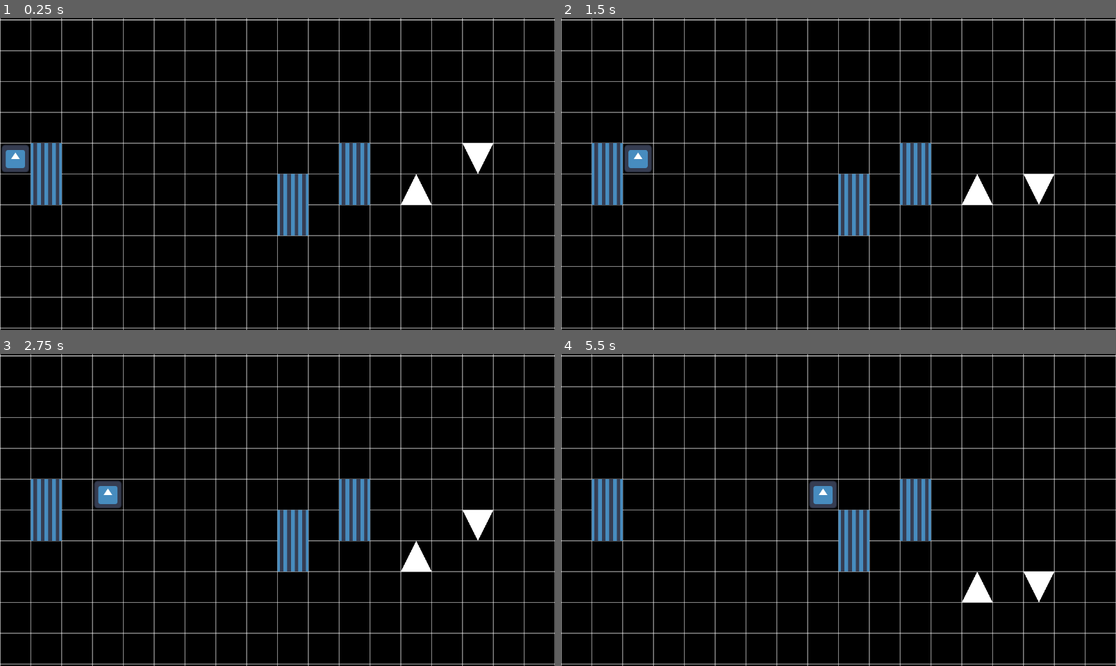
Above: before the commit, frames 1-4 (two rows, left to right).
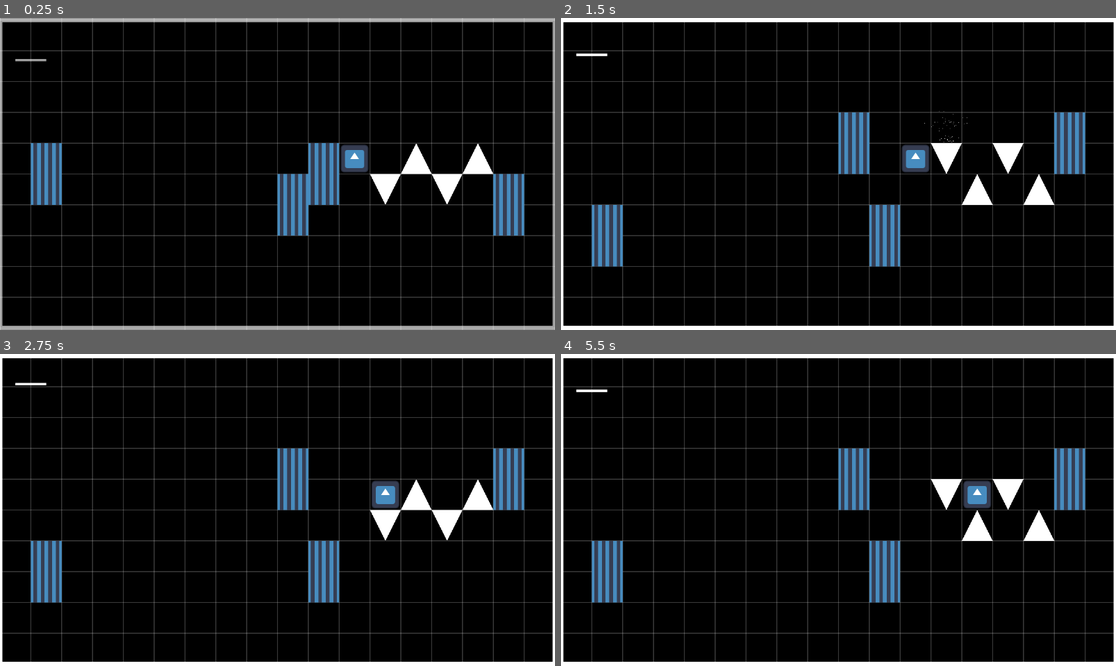
Above: after the commit, the same moments.

Repository: pradoh97/square-jam
Game: Godot game, scene res://levels/test_level.tscn
The game is run twice, just before and just after one commit, with the same random seed, the same clock (stepped at 60 frames per second) and the same inputs. The engine's default icon, where the game draws it, is replaced by a stand-in: a white triangle on a blue panel in a dark square.
Inputs:
- Up to frame 1 (0.25 s): no input
- Up to frame 2 (1.5 s): tap Enter at 0.5 s; hold D (move) 0.53-1.28 s; tap D (move) at 1.35 s
- Up to frame 3 (2.75 s): hold D (move) from 2.03 s (still down)
- Up to frame 4 (5.5 s): release D (move) at 2.78 s; tap D (move) at 2.85, 4.35 s; tap Space at 3.5 s; hold D (move) 3.53-4.28 s; hold D (move) from 5.03 s (still down)

The runs differ from the first frame. In frame 1, 14% of the frame differs, in the area x 0-100%, y 0-100%; in frame 2, 19%; in frame 3, 20%; in frame 4, 20%.
Error before the commit: Invalid assignment of property or key 'wait_time' with value of type 'float' on a base object of type 'null instance'. (res://levels/trap.gd:12)

Commit message:
Remove old timers, add traps

Diff:
--- a/levels/test_level.tscn
+++ b/levels/test_level.tscn
@@ -1,8 +1,11 @@
-[gd_scene load_steps=9 format=3 uid="uid://yjx67y2cqi8c"]
+[gd_scene load_steps=12 format=3 uid="uid://yjx67y2cqi8c"]
 
 [ext_resource type="PackedScene" uid="uid://doepcn6153ad7" path="res://player/player.tscn" id="1_46lwt"]
+[ext_resource type="Script" uid="uid://bxj35lr18q8nq" path="res://levels/moving_compass_feedback.gd" id="1_o6mel"]
 [ext_resource type="Script" uid="uid://vxjlfc17d6vb" path="res://levels/grid.gd" id="2_x25rp"]
 [ext_resource type="Script" uid="uid://4x76mhtiushj" path="res://levels/trap.gd" id="3_gmgay"]
+[ext_resource type="Script" uid="uid://buq02kmcuechh" path="res://levels/compass_feedback.gd" id="4_w7r7j"]
+[ext_resource type="Script" uid="uid://b6opfw3ynqj63" path="res://levels/blacks.gd" id="5_e7anx"]
 
 [sub_resource type="Gradient" id="Gradient_srpys"]
 offsets = PackedFloat32Array(0)
@@ -26,8 +29,23 @@
 
 [node name="TestLevel" type="Node2D"]
 
+[node name="Player" parent="." instance=ExtResource("1_46lwt")]
+position = Vector2(160, -32)
+
+[node name="MovingCompassFeedback" type="Line2D" parent="."]
+position = Vector2(-32, -288)
+rotation = 3.1415925
+points = PackedVector2Array(512, -63.99994, 448, -63.99994)
+width = 5.0
+script = ExtResource("1_o6mel")
+
+[node name="CompassFeedback" type="Line2D" parent="."]
+points = PackedVector2Array(-576, -320, -576, 320, 576, 320, 576, -320)
+closed = true
+script = ExtResource("4_w7r7j")
+
 [node name="Grid" type="Node2D" parent="."]
-modulate = Color(1, 1, 1, 0.5058824)
+modulate = Color(1, 1, 1, 0.21960784)
 script = ExtResource("2_x25rp")
 
 [node name="HorizontalLine" type="Line2D" parent="Grid"]
@@ -38,8 +56,9 @@
 points = PackedVector2Array(577, -320, -577, -320)
 width = 2.0
 
-[node name="Player" parent="." instance=ExtResource("1_46lwt")]
-position = Vector2(-544, -32)
+[node name="Blacks" type="Timer" parent="."]
+autostart = true
+script = ExtResource("5_e7anx")
 
 [node name="UI" type="CanvasLayer" parent="."]
 layer = -1
@@ -54,82 +73,150 @@
 
 [node name="Camera2D" type="Camera2D" parent="."]
 
-[node name="Wall" type="Area2D" parent="."]
-script = ExtResource("3_gmgay")
-movement_step = 128
-
-[node name="Polygon2D" type="Polygon2D" parent="Wall"]
-texture = SubResource("GradientTexture2D_gmgay")
-polygon = PackedVector2Array(0, 0, 64, 0, 64, 128, 0, 128)
-
-[node name="CollisionShape2D" type="CollisionShape2D" parent="Wall"]
-position = Vector2(32, 64)
-shape = SubResource("RectangleShape2D_x25rp")
-
-[node name="Wall2" type="Area2D" parent="."]
-position = Vector2(192, 64)
-rotation = 3.1415927
-script = ExtResource("3_gmgay")
-movement_step = 128
-active = true
-
-[node name="Polygon2D" type="Polygon2D" parent="Wall2"]
-texture = SubResource("GradientTexture2D_gmgay")
-polygon = PackedVector2Array(0, 0, 64, 0, 64, 128, 0, 128)
-
-[node name="CollisionShape2D" type="CollisionShape2D" parent="Wall2"]
-position = Vector2(32, 64)
-shape = SubResource("RectangleShape2D_x25rp")
-
-[node name="Wall3" type="Area2D" parent="."]
+[node name="Hazards" type="Node2D" parent="."]
+
+[node name="Wall" type="Area2D" parent="Hazards"]
+script = ExtResource("3_gmgay")
+movement_step = 128
+compass_duration = 2
+
+[node name="Polygon2D" type="Polygon2D" parent="Hazards/Wall"]
+texture = SubResource("GradientTexture2D_gmgay")
+polygon = PackedVector2Array(0, 0, 64, 0, 64, 128, 0, 128)
+
+[node name="CollisionShape2D" type="CollisionShape2D" parent="Hazards/Wall"]
+position = Vector2(32, 64)
+shape = SubResource("RectangleShape2D_x25rp")
+
+[node name="ForgivenessAttackTimer" type="Timer" parent="Hazards/Wall"]
+
+[node name="ForgivenessReleaseTimer" type="Timer" parent="Hazards/Wall"]
+
+[node name="Wall4" type="Area2D" parent="Hazards"]
+position = Vector2(448, 0)
+script = ExtResource("3_gmgay")
+movement_step = 128
+compass_duration = 2
+
+[node name="Polygon2D" type="Polygon2D" parent="Hazards/Wall4"]
+texture = SubResource("GradientTexture2D_gmgay")
+polygon = PackedVector2Array(0, 0, 64, 0, 64, 128, 0, 128)
+
+[node name="CollisionShape2D" type="CollisionShape2D" parent="Hazards/Wall4"]
+position = Vector2(32, 64)
+shape = SubResource("RectangleShape2D_x25rp")
+
+[node name="ForgivenessAttackTimer" type="Timer" parent="Hazards/Wall4"]
+
+[node name="ForgivenessReleaseTimer" type="Timer" parent="Hazards/Wall4"]
+
+[node name="Wall2" type="Area2D" parent="Hazards"]
+position = Vector2(128, 64)
+rotation = -3.1415925
+script = ExtResource("3_gmgay")
+movement_step = 128
+active = true
+compass_duration = 2
+
+[node name="Polygon2D" type="Polygon2D" parent="Hazards/Wall2"]
+texture = SubResource("GradientTexture2D_gmgay")
+polygon = PackedVector2Array(0, 0, 64, 0, 64, 128, 0, 128)
+
+[node name="CollisionShape2D" type="CollisionShape2D" parent="Hazards/Wall2"]
+position = Vector2(32, 64)
+shape = SubResource("RectangleShape2D_x25rp")
+
+[node name="ForgivenessAttackTimer" type="Timer" parent="Hazards/Wall2"]
+
+[node name="ForgivenessReleaseTimer" type="Timer" parent="Hazards/Wall2"]
+
+[node name="Wall3" type="Area2D" parent="Hazards"]
 position = Vector2(-448, 64)
-rotation = 3.1415927
-script = ExtResource("3_gmgay")
-movement_step = 128
-active = true
-
-[node name="Polygon2D" type="Polygon2D" parent="Wall3"]
-texture = SubResource("GradientTexture2D_gmgay")
-polygon = PackedVector2Array(0, 0, 64, 0, 64, 128, 0, 128)
-
-[node name="CollisionShape2D" type="CollisionShape2D" parent="Wall3"]
-position = Vector2(32, 64)
-shape = SubResource("RectangleShape2D_x25rp")
-
-[node name="Whites" type="Timer" parent="."]
-wait_time = 2.0
-autostart = true
-
-[node name="Blacks" type="Timer" parent="."]
-autostart = true
-
-[node name="Eights" type="Timer" parent="."]
-autostart = true
-
-[node name="Spike" type="Area2D" parent="."]
+rotation = -3.1415925
+script = ExtResource("3_gmgay")
+movement_step = 128
+active = true
+compass_duration = 2
+
+[node name="Polygon2D" type="Polygon2D" parent="Hazards/Wall3"]
+texture = SubResource("GradientTexture2D_gmgay")
+polygon = PackedVector2Array(0, 0, 64, 0, 64, 128, 0, 128)
+
+[node name="CollisionShape2D" type="CollisionShape2D" parent="Hazards/Wall3"]
+position = Vector2(32, 64)
+shape = SubResource("RectangleShape2D_x25rp")
+
+[node name="ForgivenessAttackTimer" type="Timer" parent="Hazards/Wall3"]
+
+[node name="ForgivenessReleaseTimer" type="Timer" parent="Hazards/Wall3"]
+
+[node name="Spike" type="Area2D" parent="Hazards"]
 position = Vector2(256, 64)
 script = ExtResource("3_gmgay")
 
-[node name="Polygon2D" type="Polygon2D" parent="Spike"]
-polygon = PackedVector2Array(32, -64, 0, 0, 64, 0)
-
-[node name="CollisionShape2D" type="CollisionPolygon2D" parent="Spike"]
-polygon = PackedVector2Array(32, -64, 64, 0, 0, 0)
-
-[node name="Spike2" type="Area2D" parent="."]
-position = Vector2(448, -64)
-rotation = -3.1415927
-script = ExtResource("3_gmgay")
-active = true
-
-[node name="Polygon2D" type="Polygon2D" parent="Spike2"]
-polygon = PackedVector2Array(32, -64, 0, 0, 64, 0)
-
-[node name="CollisionShape2D" type="CollisionPolygon2D" parent="Spike2"]
-polygon = PackedVector2Array(32, -64, 64, 0, 0, 0)
-
-[connection signal="timeout" from="Whites" to="Wall" method="_on_whites_timeout"]
-[connection signal="timeout" from="Whites" to="Wall2" method="_on_whites_timeout"]
-[connection signal="timeout" from="Whites" to="Wall3" method="_on_whites_timeout"]
-[connection signal="timeout" from="Blacks" to="Spike" method="_on_blacks_timeout"]
-[connection signal="timeout" from="Blacks" to="Spike2" method="_on_blacks_timeout"]
+[node name="Polygon2D" type="Polygon2D" parent="Hazards/Spike"]
+polygon = PackedVector2Array(32, -64, 0, 0, 64, 0)
+
+[node name="CollisionShape2D" type="CollisionPolygon2D" parent="Hazards/Spike"]
+polygon = PackedVector2Array(32, -64, 64, 0, 0, 0)
+
+[node name="ForgivenessAttackTimer" type="Timer" parent="Hazards/Spike"]
+
+[node name="ForgivenessReleaseTimer" type="Timer" parent="Hazards/Spike"]
+
+[node name="Spike4" type="Area2D" parent="Hazards"]
+position = Vector2(384, 64)
+script = ExtResource("3_gmgay")
+
+[node name="Polygon2D" type="Polygon2D" parent="Hazards/Spike4"]
+polygon = PackedVector2Array(32, -64, 0, 0, 64, 0)
+
+[node name="CollisionShape2D" type="CollisionPolygon2D" parent="Hazards/Spike4"]
+polygon = PackedVector2Array(32, -64, 64, 0, 0, 0)
+
+[node name="ForgivenessAttackTimer" type="Timer" parent="Hazards/Spike4"]
+
+[node name="ForgivenessReleaseTimer" type="Timer" parent="Hazards/Spike4"]
+
+[node name="Spike3" type="Area2D" parent="Hazards"]
+position = Vector2(256, -64)
+rotation = 3.1415925
+script = ExtResource("3_gmgay")
+active = true
+
+[node name="Polygon2D" type="Polygon2D" parent="Hazards/Spike3"]
+polygon = PackedVector2Array(32, -64, 0, 0, 64, 0)
+
+[node name="CollisionShape2D" type="CollisionPolygon2D" parent="Hazards/Spike3"]
+polygon = PackedVector2Array(32, -64, 64, 0, 0, 0)
+
+[node name="ForgivenessAttackTimer" type="Timer" parent="Hazards/Spike3"]
+
+[node name="ForgivenessReleaseTimer" type="Timer" parent="Hazards/Spike3"]
+
+[node name="Spike2" type="Area2D" parent="Hazards"]
+position = Vector2(384, -64)
+rotation = 3.1415925
+script = ExtResource("3_gmgay")
+active = true
+
+[node name="Polygon2D" type="Polygon2D" parent="Hazards/Spike2"]
+polygon = PackedVector2Array(32, -64, 0, 0, 64, 0)
+
+[node name="CollisionShape2D" type="CollisionPolygon2D" parent="Hazards/Spike2"]
+polygon = PackedVector2Array(32, -64, 64, 0, 0, 0)
+
+[node name="ForgivenessAttackTimer" type="Timer" parent="Hazards/Spike2"]
+
+[node name="ForgivenessReleaseTimer" type="Timer" parent="Hazards/Spike2"]
+
+[connection signal="timeout" from="Blacks" to="MovingCompassFeedback" method="_on_blacks_timeout"]
+[connection signal="timeout" from="Blacks" to="CompassFeedback" method="_on_blacks_timeout"]
+[connection signal="timeout" from="Blacks" to="Hazards/Wall" method="_on_blacks_timeout"]
+[connection signal="timeout" from="Blacks" to="Hazards/Wall2" method="_on_blacks_timeout"]
+[connection signal="timeout" from="Blacks" to="Hazards/Wall3" method="_on_blacks_timeout"]
+[connection signal="timeout" from="Blacks" to="Hazards/Spike" method="_on_blacks_timeout"]
+[connection signal="timeout" from="Blacks" to="Hazards/Spike3" method="_on_blacks_timeout"]
+[connection signal="timeout" from="Blacks" to="Hazards/Spike2" method="_on_blacks_timeout"]
+[connection signal="timeout" from="Blacks" to="Hazards/Spike4" method="_on_blacks_timeout"]
+[connection signal="timeout" from="Blacks" to="Hazards/Wall4" method="_on_blacks_timeout"]
